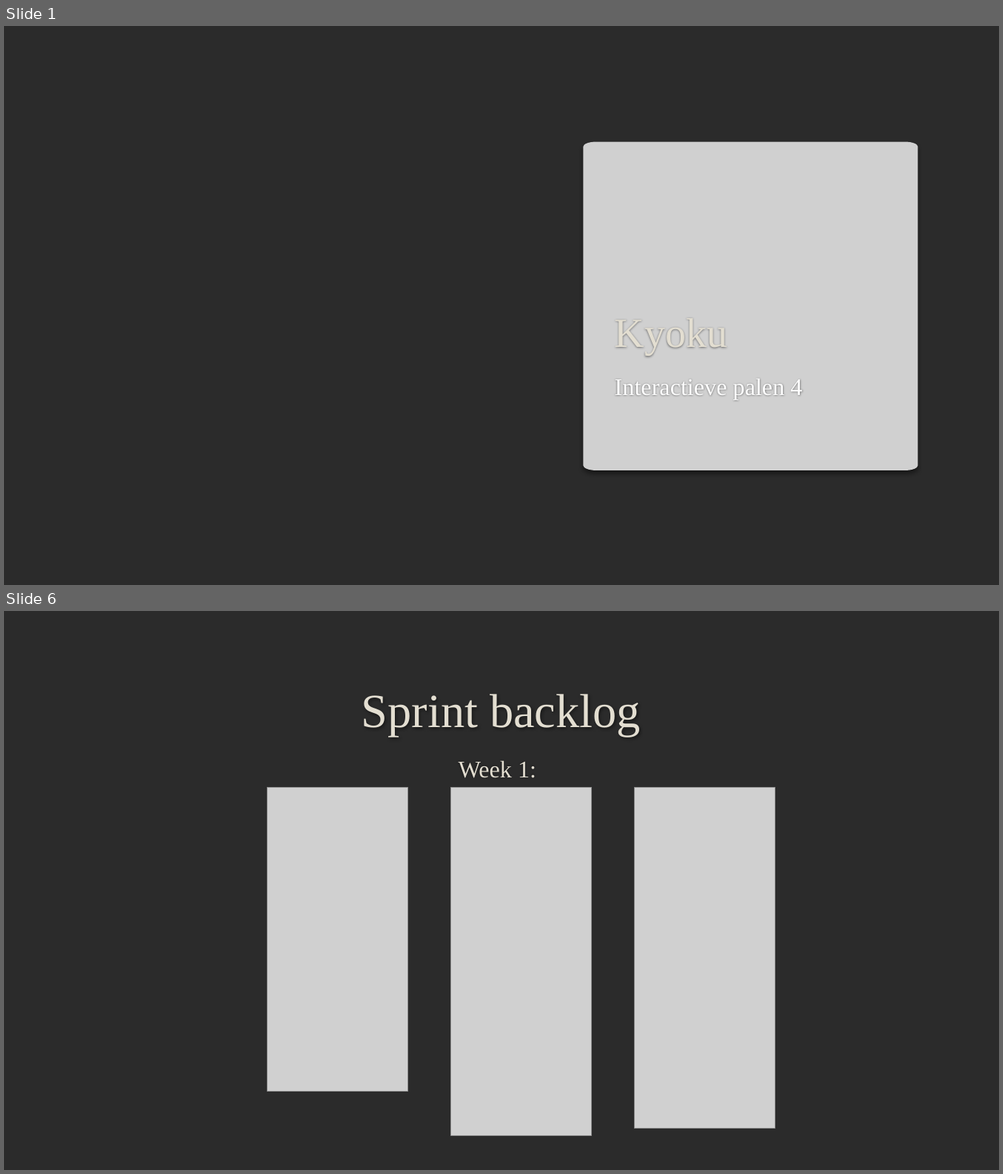
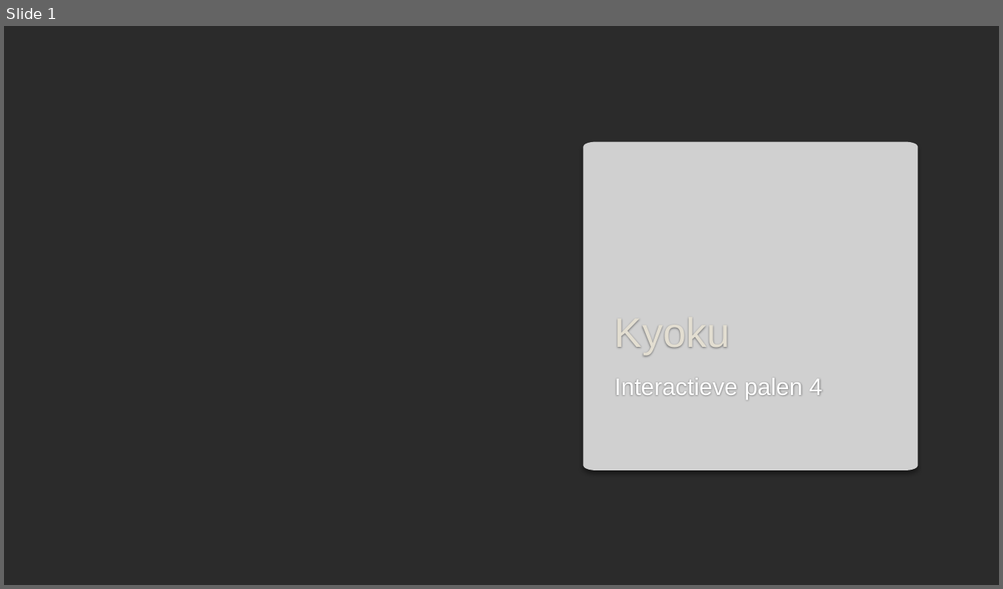
Before and after one commit to MessiaenTibo/Team-Project, a slide deck: Presentatie/Kyoku.pptx. Shown one above the other, each under a label of ours: slides 1 and 6 before the commit, slide 1 after it; the slides between them are not shown. The pictures are 1003x1174 and 1003x589 pixels, drawn with LibreOffice and Linux fonts; fonts in the diff are those of the drawing; grey boxes stand for pictures; background and template pictures are left out; a plain dark background stands for a picture behind light text. Boxes give left, top, right and bottom in pixels: in the first picture for what was removed or moved away, otherwise in the second. Text is boxed around its words. In the diff, an @@ line names an element or a change of style, - is before the commit and + after.

```diff
--- a/Presentatie/Kyoku.pptx
+++ b/Presentatie/Kyoku.pptx
@@ slide 6 removed at [4,611,999,1170], background picture (left out) @@
@@ title removed at [361,694,640,736] @@
-Sprint backlog
@@ text removed at [458,760,536,778] @@
-Week 1:
@@ picture removed at [267,787,407,1091] @@
@@ picture removed at [451,787,591,1136] @@
@@ picture removed at [634,787,775,1128] @@
@@ slide 1 changed as well @@
@@ title "Kyoku" at [614,321,729,354]: font Times New Roman to Arial @@
@@ subtitle "Interactieve palen 4" at [614,378,822,400]: font Times New Roman to Arial @@
```
Also in this commit, not shown: 2 other slides changed, 3 slides added, 5 other slides removed, 36 other files.
